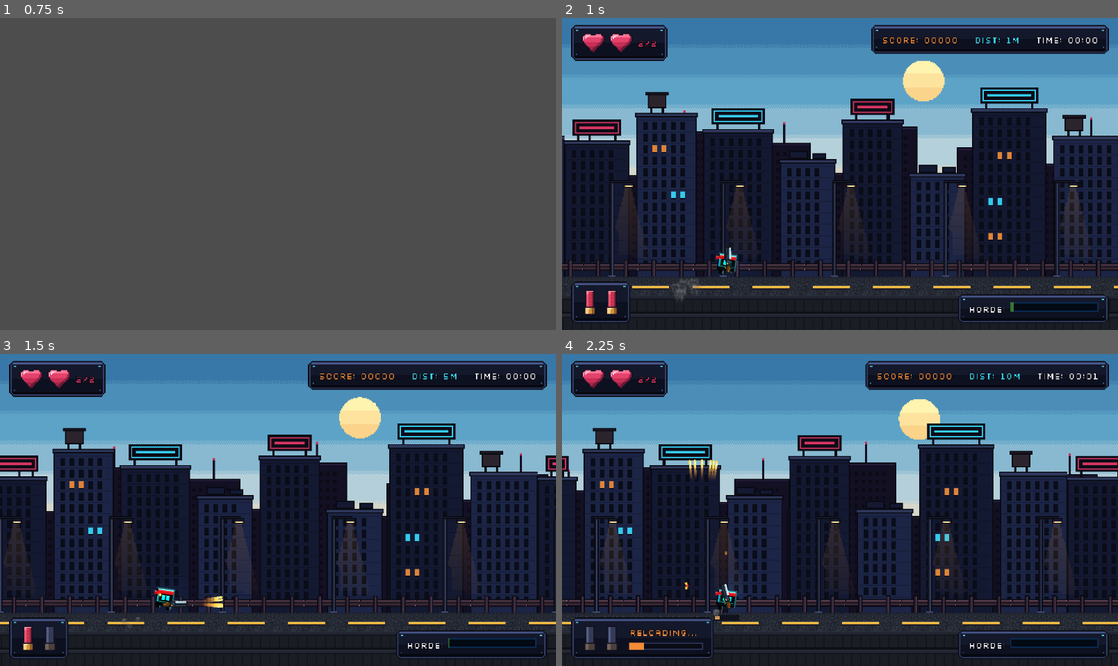
Above: before the commit, frames 1-4 (two rows, left to right).
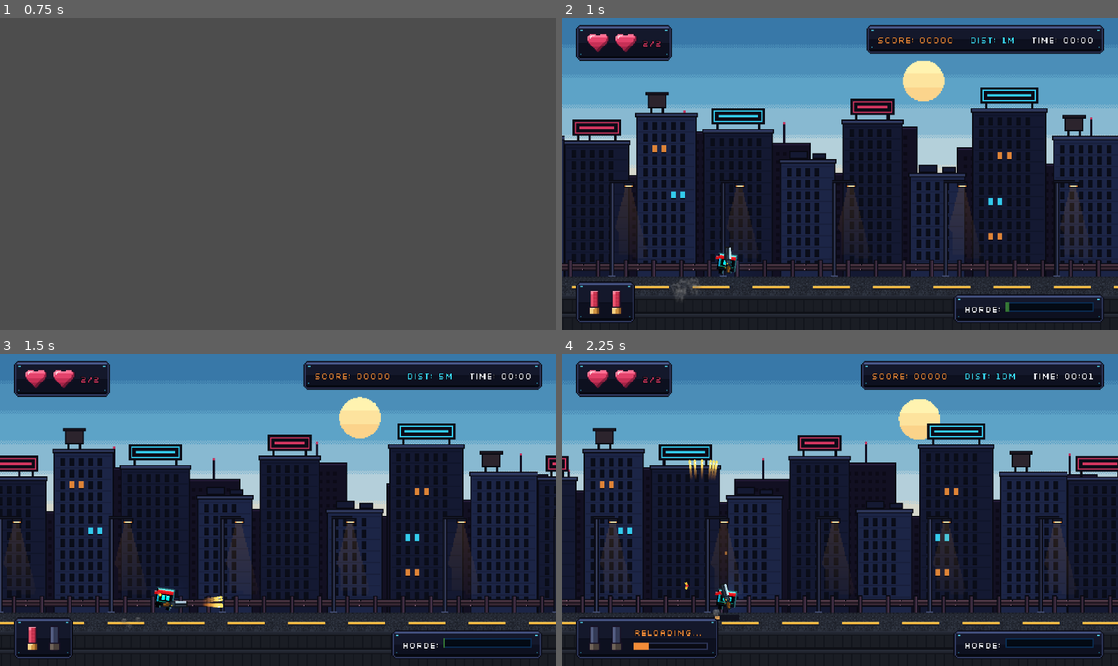
Above: after the commit, the same moments.

Repository: DenzTheKid/cube-lastrun-final-submission
Game: Godot game, scene res://scenes/main/main_menu.tscn
Same seed, same stepped clock (60 frames per second), same inputs: the game is played once before the commit and once after it.
Inputs (mouse positions are in pixels of both pictures, inside the frame that each line leads up to):
- Up to frame 1 (0.75 s): click "> PLAY MISSION" at 0.5 s
- Up to frame 2 (1 s): no input
- Up to frame 3 (1.5 s): move the mouse to (400, 494) at 1.27 s; hold Right (ui_right) from 1.28 s (still down); hold S (fast_fall) from 1.28 s (still down); click (400, 494) at 1.42 s
- Up to frame 4 (2.25 s): tap Space (jump) at 1.52, 1.82 s; release Right (ui_right) at 2 s; release S (fast_fall) at 2 s; drag from (728, 525) to (728, 603) at 2.02 s

Frame 1 is identical in both runs. In frame 2, 1.9% of the frame differs, in the area x 1-99%, y 2-98%; in frame 3, 1.9%; in frame 4, 2.1%.

Commit message:
feat(ui): implement universal responsive safe-frame HUD layout for window and fullscreen

Diff:
--- /dev/null
+++ b/scenes/tools/audit_hud_resolutions.tscn
@@ -0,0 +1,6 @@
+[gd_scene format=3]
+
+[ext_resource type="Script" path="res://scripts/tools/audit_hud_resolutions.gd" id="1_audit"]
+
+[node name="AuditHudResolutions" type="Node2D"]
+script = ExtResource("1_audit")
--- a/scenes/ui/hud.tscn
+++ b/scenes/ui/hud.tscn
@@ -38,194 +38,232 @@
 grow_vertical = 2
 mouse_filter = 2
 
-[node name="TopMargin" type="MarginContainer" parent="RootControl"]
+[node name="SafeFrame" type="Control" parent="RootControl"]
+unique_name_in_owner = true
+layout_mode = 1
+anchors_preset = 0
+offset_right = 480.0
+offset_bottom = 270.0
+mouse_filter = 2
+
+[node name="TopMargin" type="MarginContainer" parent="RootControl/SafeFrame"]
+unique_name_in_owner = true
 layout_mode = 1
 anchors_preset = 10
 anchor_right = 1.0
-offset_left = 8.0
 offset_top = 6.0
-offset_right = -8.0
 offset_bottom = 68.0
 grow_horizontal = 2
-
-[node name="TopBar" type="HBoxContainer" parent="RootControl/TopMargin"]
-layout_mode = 2
+mouse_filter = 2
+
+[node name="TopBar" type="HBoxContainer" parent="RootControl/SafeFrame/TopMargin"]
+layout_mode = 2
+mouse_filter = 2
 theme_override_constants/separation = 8
 
-[node name="HeartPlate" type="PanelContainer" parent="RootControl/TopMargin/TopBar"]
+[node name="HeartPlate" type="PanelContainer" parent="RootControl/SafeFrame/TopMargin/TopBar"]
+unique_name_in_owner = true
 layout_mode = 2
 size_flags_horizontal = 0
 size_flags_vertical = 0
-
-[node name="HeartsBox" type="HBoxContainer" parent="RootControl/TopMargin/TopBar/HeartPlate"]
-layout_mode = 2
+mouse_filter = 2
+
+[node name="HeartsBox" type="HBoxContainer" parent="RootControl/SafeFrame/TopMargin/TopBar/HeartPlate"]
+layout_mode = 2
+mouse_filter = 2
 theme_override_constants/separation = 4
 
-[node name="Heart1" type="TextureRect" parent="RootControl/TopMargin/TopBar/HeartPlate/HeartsBox"]
+[node name="Heart1" type="TextureRect" parent="RootControl/SafeFrame/TopMargin/TopBar/HeartPlate/HeartsBox"]
 unique_name_in_owner = true
 custom_minimum_size = Vector2(20, 17)
 layout_mode = 2
+mouse_filter = 2
 texture = ExtResource("4_heartfull")
 stretch_mode = 5
 
-[node name="Heart2" type="TextureRect" parent="RootControl/TopMargin/TopBar/HeartPlate/HeartsBox"]
+[node name="Heart2" type="TextureRect" parent="RootControl/SafeFrame/TopMargin/TopBar/HeartPlate/HeartsBox"]
 unique_name_in_owner = true
 custom_minimum_size = Vector2(20, 17)
 layout_mode = 2
+mouse_filter = 2
 texture = ExtResource("4_heartfull")
 stretch_mode = 5
 
-[node name="HpLabel" type="Label" parent="RootControl/TopMargin/TopBar/HeartPlate/HeartsBox"]
-unique_name_in_owner = true
-layout_mode = 2
+[node name="HpLabel" type="Label" parent="RootControl/SafeFrame/TopMargin/TopBar/HeartPlate/HeartsBox"]
+unique_name_in_owner = true
+layout_mode = 2
+mouse_filter = 2
 theme_override_colors/font_color = Color(0.902, 0.224, 0.384, 1)
 text = "2/2"
 
-[node name="Spacer" type="Control" parent="RootControl/TopMargin/TopBar"]
+[node name="Spacer" type="Control" parent="RootControl/SafeFrame/TopMargin/TopBar"]
 layout_mode = 2
 size_flags_horizontal = 3
 mouse_filter = 2
 
-[node name="TopRightBox" type="VBoxContainer" parent="RootControl/TopMargin/TopBar"]
-layout_mode = 2
-size_flags_horizontal = 8
-size_flags_vertical = 0
+[node name="TopRightBox" type="VBoxContainer" parent="RootControl/SafeFrame/TopMargin/TopBar"]
+layout_mode = 2
+size_flags_horizontal = 8
+size_flags_vertical = 0
+mouse_filter = 2
 theme_override_constants/separation = 4
 
-[node name="TopPlate" type="PanelContainer" parent="RootControl/TopMargin/TopBar/TopRightBox"]
-layout_mode = 2
-size_flags_horizontal = 8
-size_flags_vertical = 0
-
-[node name="HBox" type="HBoxContainer" parent="RootControl/TopMargin/TopBar/TopRightBox/TopPlate"]
-layout_mode = 2
+[node name="TopPlate" type="PanelContainer" parent="RootControl/SafeFrame/TopMargin/TopBar/TopRightBox"]
+unique_name_in_owner = true
+layout_mode = 2
+size_flags_horizontal = 8
+size_flags_vertical = 0
+mouse_filter = 2
+
+[node name="HBox" type="HBoxContainer" parent="RootControl/SafeFrame/TopMargin/TopBar/TopRightBox/TopPlate"]
+layout_mode = 2
+mouse_filter = 2
 theme_override_constants/separation = 14
 
-[node name="ScoreLabel" type="Label" parent="RootControl/TopMargin/TopBar/TopRightBox/TopPlate/HBox"]
-unique_name_in_owner = true
-layout_mode = 2
+[node name="ScoreLabel" type="Label" parent="RootControl/SafeFrame/TopMargin/TopBar/TopRightBox/TopPlate/HBox"]
+unique_name_in_owner = true
+layout_mode = 2
+mouse_filter = 2
 theme_override_colors/font_color = Color(0.949, 0.549, 0.22, 1)
 text = "SCORE: 00000"
 
-[node name="DistanceLabel" type="Label" parent="RootControl/TopMargin/TopBar/TopRightBox/TopPlate/HBox"]
-unique_name_in_owner = true
-layout_mode = 2
+[node name="DistanceLabel" type="Label" parent="RootControl/SafeFrame/TopMargin/TopBar/TopRightBox/TopPlate/HBox"]
+unique_name_in_owner = true
+layout_mode = 2
+mouse_filter = 2
 theme_override_colors/font_color = Color(0.22, 0.847, 0.949, 1)
 text = "DIST: 0m"
 
-[node name="TimeLabel" type="Label" parent="RootControl/TopMargin/TopBar/TopRightBox/TopPlate/HBox"]
-unique_name_in_owner = true
-layout_mode = 2
+[node name="TimeLabel" type="Label" parent="RootControl/SafeFrame/TopMargin/TopBar/TopRightBox/TopPlate/HBox"]
+unique_name_in_owner = true
+layout_mode = 2
+mouse_filter = 2
 text = "TIME: 00:00"
 
-[node name="ComboPlate" type="PanelContainer" parent="RootControl/TopMargin/TopBar/TopRightBox"]
+[node name="ComboPlate" type="PanelContainer" parent="RootControl/SafeFrame/TopMargin/TopBar/TopRightBox"]
 unique_name_in_owner = true
 visible = false
 layout_mode = 2
 size_flags_horizontal = 8
 size_flags_vertical = 0
-
-[node name="ComboLabel" type="Label" parent="RootControl/TopMargin/TopBar/TopRightBox/ComboPlate"]
-unique_name_in_owner = true
-layout_mode = 2
+mouse_filter = 2
+
+[node name="ComboLabel" type="Label" parent="RootControl/SafeFrame/TopMargin/TopBar/TopRightBox/ComboPlate"]
+unique_name_in_owner = true
+layout_mode = 2
+mouse_filter = 2
 theme_override_colors/font_color = Color(0.95, 0.82, 0.42, 1)
 text = "COMBO x2 (2 HIT)"
 
-[node name="BottomLeft" type="MarginContainer" parent="RootControl"]
-layout_mode = 1
-anchors_preset = 2
+[node name="BottomMargin" type="MarginContainer" parent="RootControl/SafeFrame"]
+unique_name_in_owner = true
+layout_mode = 1
+anchors_preset = 12
 anchor_top = 1.0
+anchor_right = 1.0
 anchor_bottom = 1.0
-offset_left = 8.0
 offset_top = -44.0
-offset_right = 164.0
 offset_bottom = -6.0
+grow_horizontal = 2
 grow_vertical = 0
-
-[node name="AmmoPlate" type="PanelContainer" parent="RootControl/BottomLeft"]
+mouse_filter = 2
+
+[node name="BottomBar" type="HBoxContainer" parent="RootControl/SafeFrame/BottomMargin"]
+layout_mode = 2
+mouse_filter = 2
+
+[node name="AmmoPlate" type="PanelContainer" parent="RootControl/SafeFrame/BottomMargin/BottomBar"]
+unique_name_in_owner = true
 layout_mode = 2
 size_flags_horizontal = 0
 size_flags_vertical = 8
-
-[node name="AmmoBox" type="HBoxContainer" parent="RootControl/BottomLeft/AmmoPlate"]
-layout_mode = 2
+mouse_filter = 2
+
+[node name="AmmoBox" type="HBoxContainer" parent="RootControl/SafeFrame/BottomMargin/BottomBar/AmmoPlate"]
+layout_mode = 2
+mouse_filter = 2
 theme_override_constants/separation = 8
 
-[node name="ShellsBox" type="HBoxContainer" parent="RootControl/BottomLeft/AmmoPlate/AmmoBox"]
-layout_mode = 2
+[node name="ShellsBox" type="HBoxContainer" parent="RootControl/SafeFrame/BottomMargin/BottomBar/AmmoPlate/AmmoBox"]
+layout_mode = 2
+mouse_filter = 2
 theme_override_constants/separation = 5
 
-[node name="Shell1" type="TextureRect" parent="RootControl/BottomLeft/AmmoPlate/AmmoBox/ShellsBox"]
+[node name="Shell1" type="TextureRect" parent="RootControl/SafeFrame/BottomMargin/BottomBar/AmmoPlate/AmmoBox/ShellsBox"]
 unique_name_in_owner = true
 custom_minimum_size = Vector2(14, 22)
 layout_mode = 2
+mouse_filter = 2
 texture = ExtResource("2_shelltex")
 stretch_mode = 5
 
-[node name="Shell2" type="TextureRect" parent="RootControl/BottomLeft/AmmoPlate/AmmoBox/ShellsBox"]
+[node name="Shell2" type="TextureRect" parent="RootControl/SafeFrame/BottomMargin/BottomBar/AmmoPlate/AmmoBox/ShellsBox"]
 unique_name_in_owner = true
 custom_minimum_size = Vector2(14, 22)
 layout_mode = 2
+mouse_filter = 2
 texture = ExtResource("2_shelltex")
 stretch_mode = 5
 
-[node name="ReloadBox" type="VBoxContainer" parent="RootControl/BottomLeft/AmmoPlate/AmmoBox"]
-layout_mode = 2
+[node name="ReloadBox" type="VBoxContainer" parent="RootControl/SafeFrame/BottomMargin/BottomBar/AmmoPlate/AmmoBox"]
+unique_name_in_owner = true
+layout_mode = 2
+mouse_filter = 2
 alignment = 1
 
-[node name="ReloadLabel" type="Label" parent="RootControl/BottomLeft/AmmoPlate/AmmoBox/ReloadBox"]
-unique_name_in_owner = true
-layout_mode = 2
+[node name="ReloadLabel" type="Label" parent="RootControl/SafeFrame/BottomMargin/BottomBar/AmmoPlate/AmmoBox/ReloadBox"]
+unique_name_in_owner = true
+layout_mode = 2
+mouse_filter = 2
 theme_override_colors/font_color = Color(0.949, 0.549, 0.22, 1)
 text = "RELOADING..."
 
-[node name="ReloadBar" type="ProgressBar" parent="RootControl/BottomLeft/AmmoPlate/AmmoBox/ReloadBox"]
+[node name="ReloadBar" type="ProgressBar" parent="RootControl/SafeFrame/BottomMargin/BottomBar/AmmoPlate/AmmoBox/ReloadBox"]
 unique_name_in_owner = true
 custom_minimum_size = Vector2(64, 6)
 layout_mode = 2
+mouse_filter = 2
 show_percentage = false
 
-[node name="BottomRight" type="MarginContainer" parent="RootControl"]
-layout_mode = 1
-anchors_preset = 3
-anchor_left = 1.0
-anchor_top = 1.0
-anchor_right = 1.0
-anchor_bottom = 1.0
-offset_left = -184.0
-offset_top = -42.0
-offset_right = -8.0
-offset_bottom = -6.0
-grow_horizontal = 0
-grow_vertical = 0
-
-[node name="HordePlate" type="PanelContainer" parent="RootControl/BottomRight"]
+[node name="BottomSpacer" type="Control" parent="RootControl/SafeFrame/BottomMargin/BottomBar"]
+layout_mode = 2
+size_flags_horizontal = 3
+mouse_filter = 2
+
+[node name="HordePlate" type="PanelContainer" parent="RootControl/SafeFrame/BottomMargin/BottomBar"]
+unique_name_in_owner = true
 layout_mode = 2
 size_flags_horizontal = 8
 size_flags_vertical = 8
-
-[node name="HordeBox" type="VBoxContainer" parent="RootControl/BottomRight/HordePlate"]
-layout_mode = 2
+mouse_filter = 2
+
+[node name="HordeBox" type="VBoxContainer" parent="RootControl/SafeFrame/BottomMargin/BottomBar/HordePlate"]
+layout_mode = 2
+mouse_filter = 2
 theme_override_constants/separation = 2
 alignment = 2
 
-[node name="HordeWarning" type="Label" parent="RootControl/BottomRight/HordePlate/HordeBox"]
-unique_name_in_owner = true
-layout_mode = 2
+[node name="HordeWarning" type="Label" parent="RootControl/SafeFrame/BottomMargin/BottomBar/HordePlate/HordeBox"]
+unique_name_in_owner = true
+layout_mode = 2
+mouse_filter = 2
 theme_override_colors/font_color = Color(0.902, 0.224, 0.384, 1)
 text = "! HORDE CLOSING IN !"
 horizontal_alignment = 2
 
-[node name="HBox" type="HBoxContainer" parent="RootControl/BottomRight/HordePlate/HordeBox"]
-layout_mode = 2
+[node name="HBox" type="HBoxContainer" parent="RootControl/SafeFrame/BottomMargin/BottomBar/HordePlate/HordeBox"]
+layout_mode = 2
+mouse_filter = 2
 alignment = 2
 
-[node name="Label" type="Label" parent="RootControl/BottomRight/HordePlate/HordeBox/HBox"]
-layout_mode = 2
+[node name="Label" type="Label" parent="RootControl/SafeFrame/BottomMargin/BottomBar/HordePlate/HordeBox/HBox"]
+layout_mode = 2
+mouse_filter = 2
 text = "HORDE:"
 
-[node name="HordeBar" type="ProgressBar" parent="RootControl/BottomRight/HordePlate/HordeBox/HBox"]
+[node name="HordeBar" type="ProgressBar" parent="RootControl/SafeFrame/BottomMargin/BottomBar/HordePlate/HordeBox/HBox"]
 unique_name_in_owner = true
 custom_minimum_size = Vector2(76, 8)
 layout_mode = 2
+mouse_filter = 2
 show_percentage = false
--- /dev/null
+++ b/scripts/tools/audit_hud_resolutions.gd
@@ -0,0 +1,69 @@
+extends Node2D
+
+const SCREENSHOT_DIR: String = "documentation/screenshots"
+
+const TARGET_RESOLUTIONS = [
+	Vector2i(960, 540),
+	Vector2i(1280, 720),
+	Vector2i(1366, 768),
+	Vector2i(1600, 900),
+	Vector2i(1920, 1080),
+	Vector2i(1920, 1200),
+	Vector2i(2560, 1440)
+]
+
+func _ready() -> void:
+	DirAccess.make_dir_recursive_absolute(ProjectSettings.globalize_path("res://" + SCREENSHOT_DIR))
+	print("=================================================================")
+	print("  MULTI-RESOLUTION RESPONSIVE HUD AUDIT & VERIFICATION HARNESS   ")
+	print("=================================================================")
+	_run_audit()
+
+func _run_audit() -> void:
+	var world_scene: PackedScene = load("res://scenes/main/game_world.tscn")
+	var world: Node = world_scene.instantiate()
+	add_child(world)
+
+	for i in range(10):
+		await get_tree().process_frame
+
+	var hud: HUD = world.get_node("HUD") as HUD
+	var safe_frame: Control = hud.get_node("%SafeFrame") as Control
+	var ammo_plate: Control = hud.get_node("%AmmoPlate") as Control
+	var horde_plate: Control = hud.get_node("%HordePlate") as Control
+	var heart_plate: Control = hud.get_node("%HeartPlate") as Control
+	var top_plate: Control = hud.get_node("%TopPlate") as Control
+
+	for res in TARGET_RESOLUTIONS:
+		DisplayServer.window_set_size(res)
+		get_viewport().size = res
+		hud._update_responsive_layout()
+
+		for i in range(4):
+			await get_tree().process_frame
+			await RenderingServer.frame_post_draw
+
+		var vp = get_viewport()
+		var img: Image = vp.get_texture().get_image()
+		var fname: String = "hud_res_%dx%d.png" % [res.x, res.y]
+		var save_path: String = ProjectSettings.globalize_path("res://" + SCREENSHOT_DIR + "/" + fname)
+		if img:
+			img.save_png(save_path)
+
+		var ammo_rect = ammo_plate.get_global_rect()
+		var horde_rect = horde_plate.get_global_rect()
+		var gap = horde_rect.position.x - (ammo_rect.position.x + ammo_rect.size.x)
+		var gap_ratio = (gap / safe_frame.size.x) * 100.0
+
+		print("\n--- Resolution: %dx%d ---" % [res.x, res.y])
+		print("  SafeFrame Pos: %s  Size: %s" % [str(safe_frame.position), str(safe_frame.size)])
+		print("  Ammo Global: Pos=%s Size=%s" % [str(ammo_rect.position), str(ammo_rect.size)])
+		print("  Horde Global: Pos=%s Size=%s" % [str(horde_rect.position), str(horde_rect.size)])
+		print("  Gap between Ammo & Horde: %.1f px (%.1f%% of HUD width)" % [gap, gap_ratio])
+		print("  Bottom HUD Y position: %.1f (offset from bottom: %.1f px)" % [ammo_rect.position.y, vp.get_visible_rect().size.y - (ammo_rect.position.y + ammo_rect.size.y)])
+		print("  [SAVED SCREENSHOT]: %s" % fname)
+
+	print("\n=================================================================")
+	print("  MULTI-RESOLUTION AUDIT COMPLETE — ALL RESOLUTIONS VERIFIED!     ")
+	print("=================================================================")
+	get_tree().quit()
--- a/scripts/ui/hud.gd
+++ b/scripts/ui/hud.gd
@@ -12,12 +12,15 @@
 const PALETTE = preload("res://scripts/ui/theme_palette.gd")
 
 @onready var root_control: Control = $RootControl
+@onready var safe_frame: Control = %SafeFrame
+@onready var top_margin: MarginContainer = %TopMargin
+@onready var bottom_margin: MarginContainer = %BottomMargin
 @onready var score_label: Label = %ScoreLabel
 @onready var distance_label: Label = %DistanceLabel
 @onready var time_label: Label = %TimeLabel
 @onready var shell_1: TextureRect = %Shell1
 @onready var shell_2: TextureRect = %Shell2
-@onready var reload_box: VBoxContainer = $RootControl/BottomLeft/AmmoPlate/AmmoBox/ReloadBox
+@onready var reload_box: VBoxContainer = %ReloadBox
 @onready var reload_bar: ProgressBar = %ReloadBar
 @onready var reload_label: Label = %ReloadLabel
 @onready var horde_bar: ProgressBar = %HordeBar
@@ -40,6 +43,10 @@
 
 func _ready() -> void:
 	_set_mouse_filter_ignore(root_control)
+	var vp = get_viewport()
+	if vp and not vp.size_changed.is_connected(_update_responsive_layout):
+		vp.size_changed.connect(_update_responsive_layout)
+	_update_responsive_layout()
 	if GameManager:
 		GameManager.score_updated.connect(_on_score_updated)
 		GameManager.distance_updated.connect(_on_distance_updated)
@@ -55,6 +62,51 @@
 	if critical_vignette:
 		critical_vignette.visible = false
 
+func _update_responsive_layout() -> void:
+	if not is_instance_valid(safe_frame) or not is_instance_valid(root_control):
+		return
+
+	var vp_size: Vector2 = get_viewport().get_visible_rect().size
+	if vp_size.x <= 0.0 or vp_size.y <= 0.0:
+		return
+
+	var win_size: Vector2i = DisplayServer.window_get_size()
+	if win_size.x <= 0 or win_size.y <= 0:
+		win_size = Vector2i(int(vp_size.x * 2.0), int(vp_size.y * 2.0))
+
+	# 1. Base 16:9 focal dimensions constraint
+	var target_aspect: float = 16.0 / 9.0
+	var current_aspect: float = vp_size.x / maxf(vp_size.y, 1.0)
+
+	var focal_w: float = vp_size.x
+	var focal_h: float = vp_size.y
+
+	if current_aspect > target_aspect:
+		# Wider than 16:9 (e.g. 21:9 ultrawide) -> clamp focal width to 16:9
+		focal_w = vp_size.y * target_aspect
+	elif current_aspect < target_aspect:
+		# Taller than 16:9 (e.g. 16:10 like 1920x1200) -> clamp focal height to 16:9
+		focal_h = vp_size.x / target_aspect
+
+	var origin_y: float = (vp_size.y - focal_h) * 0.5
+	var origin_x: float = (vp_size.x - focal_w) * 0.5
+
+	# 2. Responsive horizontal padding based on window size & fullscreen state
+	# Small window (960x540): compact pad_x (12px).
+	# Fullscreen & high resolutions (1080p, 1200p, 1440p): pad_x scales smoothly
+	# so HUD elements stay in the player's focal vision rather than drifting to the outer bezels.
+	var is_fullscreen: bool = (
+		DisplayServer.window_get_mode() == DisplayServer.WINDOW_MODE_FULLSCREEN
+		or DisplayServer.window_get_mode() == DisplayServer.WINDOW_MODE_EXCLUSIVE_FULLSCREEN
+	)
+	var scale_factor: float = clampf(float(win_size.x) / 960.0, 1.0, 2.67)
+	var base_pad: float = lerpf(12.0, 32.0, clampf((scale_factor - 1.0) / 1.0, 0.0, 1.0))
+	if is_fullscreen:
+		base_pad = maxf(base_pad, 30.0)
+
+	safe_frame.position = Vector2(origin_x + base_pad, origin_y)
+	safe_frame.size = Vector2(focal_w - (base_pad * 2.0), focal_h)
+
 func _set_mouse_filter_ignore(node: Node) -> void:
 	if node is Control:
 		node.mouse_filter = Control.MOUSE_FILTER_IGNORE
Binary file added: documentation/screenshots/crop_bottom_hud_res_1920x1080.png
Binary file added: documentation/screenshots/crop_bottom_hud_res_1920x1200.png
Binary file added: documentation/screenshots/crop_bottom_hud_res_960x540.png
Binary file added: documentation/screenshots/hud_res_1280x720.png
Binary file added: documentation/screenshots/hud_res_1366x768.png
Binary file added: documentation/screenshots/hud_res_1600x900.png
Binary file added: documentation/screenshots/hud_res_1920x1080.png
Binary file added: documentation/screenshots/hud_res_1920x1200.png
Binary file added: documentation/screenshots/hud_res_2560x1440.png
Binary file added: documentation/screenshots/hud_res_960x540.png
